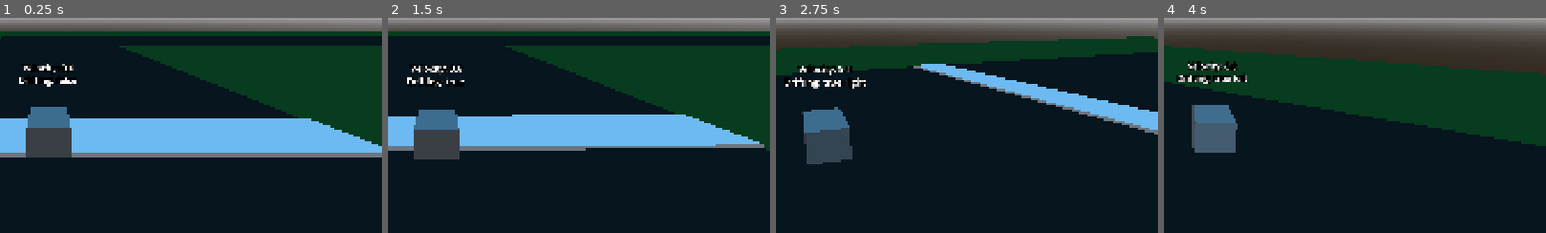
Above: before the commit, frames 1-4 (left to right).
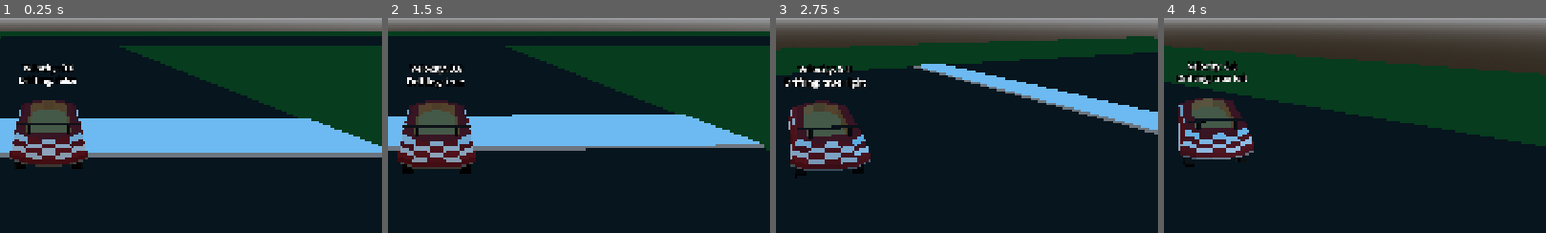
Above: after the commit, the same moments.

Repository: CISC-486-Game-Development-Project/cisc-486-game-development-project
Game: Godot game, scene res://Scenes/world_3d.tscn
The game is run twice, just before and just after one commit, with the same random seed, the same clock (stepped at 60 frames per second) and the same inputs.
Inputs:
- Up to frame 1 (0.25 s): no input
- Up to frame 2 (1.5 s): tap Enter at 0.5 s; hold D (Right) 0.53-1.28 s; hold Shift (Drift) 0.53-1.28 s; tap Space at 1.25 s; hold S (Backward) from 1.28 s (still down); tap Shift (Drift) at 1.35 s
- Up to frame 3 (2.75 s): release S (Backward) at 2.03 s; hold D (Right) from 2.03 s (still down); hold Shift (Drift) from 2.03 s (still down)
- Up to frame 4 (4 s): release D (Right) at 2.78 s; release Shift (Drift) at 2.78 s; hold W (Forward) 2.78-3.53 s; tap Shift (Drift) at 2.85 s; hold A (Left) from 3.53 s (still down); hold Shift (Drift) from 3.53 s (still down)
The pictures show only the part of the screen within x 44-94%, y 50-100%; the shares and areas given below are measured in that part.

The runs differ from the first frame. In frame 1, 5.3% of the frame differs, in the area x 2-23%, y 38-71%; in frame 2, 5.6%, in the area x 2-23%, y 38-73%; in frame 3, 5.4%; in frame 4, 4.8%.

Commit message:
Added Kart Model
Player now uses the basic car model instead of a primitive mesh.

Diff:
--- a/Entities/PlayerKart3D/player_kart_3d.tscn
+++ b/Entities/PlayerKart3D/player_kart_3d.tscn
@@ -1,6 +1,7 @@
 [gd_scene format=3 uid="uid://qf1sj7vuq7b3"]
 
 [ext_resource type="Script" uid="uid://ccmyuvvgnljlr" path="res://Entities/PlayerKart3D/player_kart_3d.gd" id="1_q6jvo"]
+[ext_resource type="PackedScene" uid="uid://bhlsfq2t0ug4i" path="res://Assets/3D/Models/BasicCar/SM_Basic_Car.fbx" id="2_aplrp"]
 [ext_resource type="PackedScene" uid="uid://bpt5weu81habv" path="res://Components/CameraController/camera_controller.tscn" id="2_q6jvo"]
 [ext_resource type="Script" uid="uid://t1pg06mo513h" path="res://Components/StateMachine/state_machine.gd" id="3_25wvy"]
 [ext_resource type="Script" uid="uid://b3yj5o2tso00m" path="res://Components/StateMachine/States/idle_state.gd" id="4_ps7yl"]
@@ -23,6 +24,9 @@
 boost_speed = 30.0
 boost_acceleration = 50.0
 
+[node name="SM_Basic_Car" parent="." unique_id=1870174154 instance=ExtResource("2_aplrp")]
+transform = Transform3D(-2.1855694e-08, 0, 0.5, 0, 0.5, 0, -0.5, 0, -2.1855694e-08, 0, 0, 0.5)
+
 [node name="CameraController" parent="." unique_id=587770499 instance=ExtResource("2_q6jvo")]
 transform = Transform3D(-4.371139e-08, 0, 1, 0, 1, 0, -1, 0, -4.371139e-08, 2, 1.5, 30)
 
@@ -30,6 +34,7 @@
 shape = SubResource("CylinderShape3D_xvvda")
 
 [node name="MeshInstance3D" type="MeshInstance3D" parent="." unique_id=529812103]
+visible = false
 mesh = SubResource("BoxMesh_t4f5k")
 
 [node name="DebugLabel3D" type="Label3D" parent="." unique_id=2145134111]
